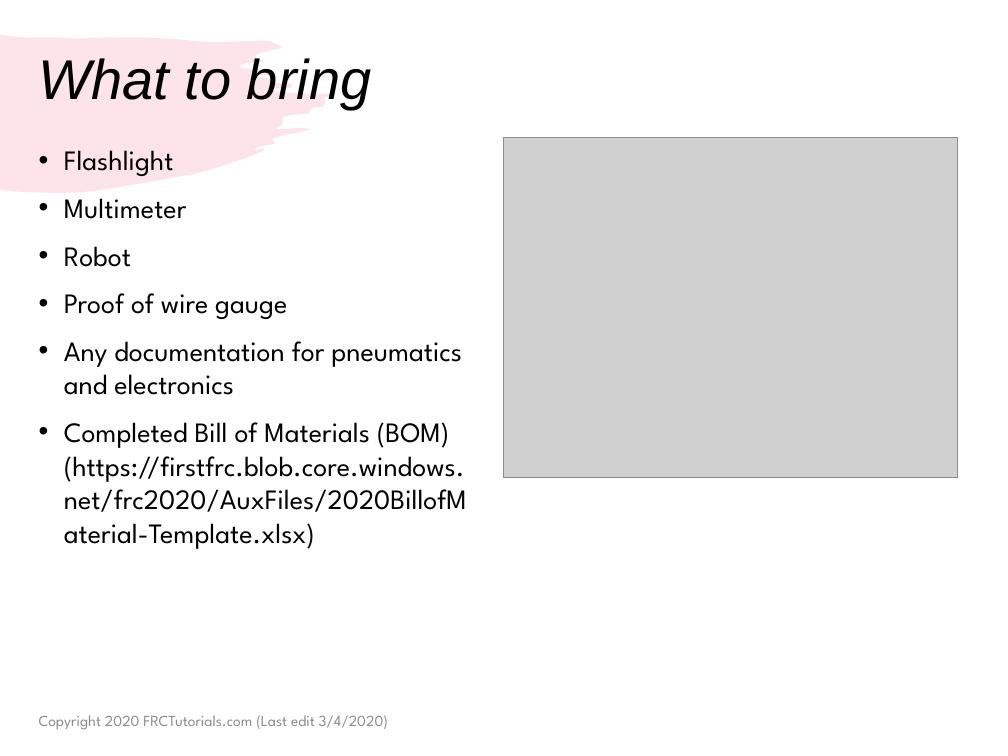
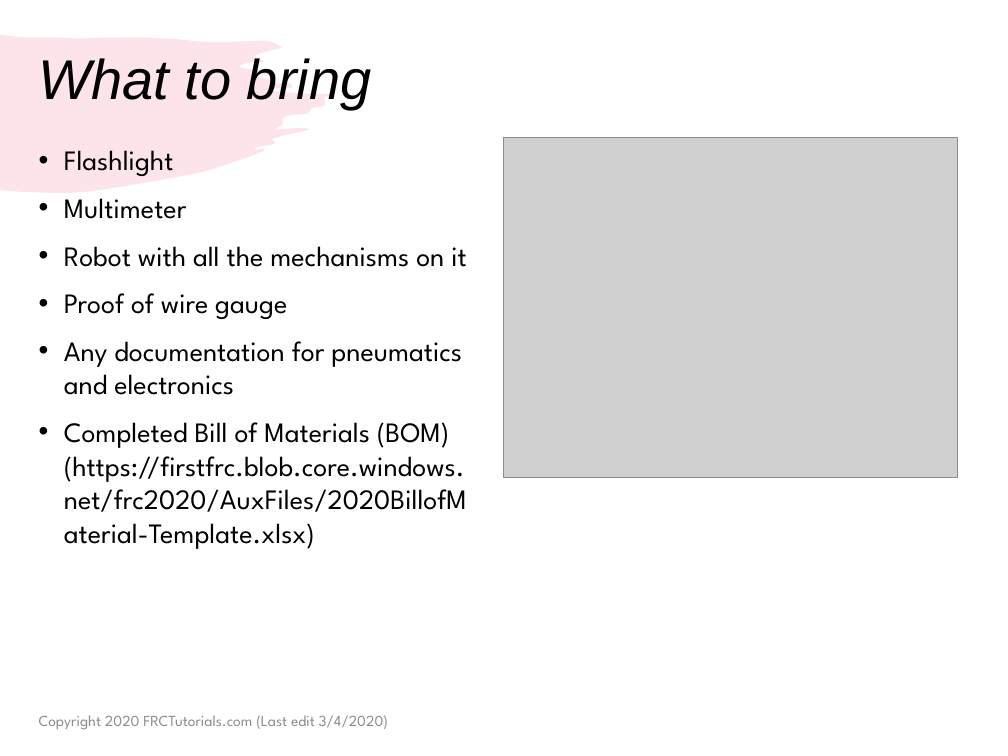
Before and after one commit to droidsrobotics/FRC-Tutorials, a slide deck: slide 4 of translations/en-us/Robot/Inspection.pptx. Drawn at 1008x756 pixels with LibreOffice and Linux fonts; fonts in the diff are those of the drawing; grey boxes stand for pictures. Boxes give left, top, right and bottom in pixels: in the first picture for what was removed or moved away, otherwise in the second. Text is boxed around its words. In the diff, an @@ line names an element or a change of style, - is before the commit and + after.

```diff
--- a/translations/en-us/Robot/Inspection.pptx
+++ b/translations/en-us/Robot/Inspection.pptx
@@ text at <box>64,246,466,267</box>: text changed @@
-• Robot
+• Robot with all the mechanisms on it
```
Also in this commit, not shown: 2 other slides changed, 25 other files.
